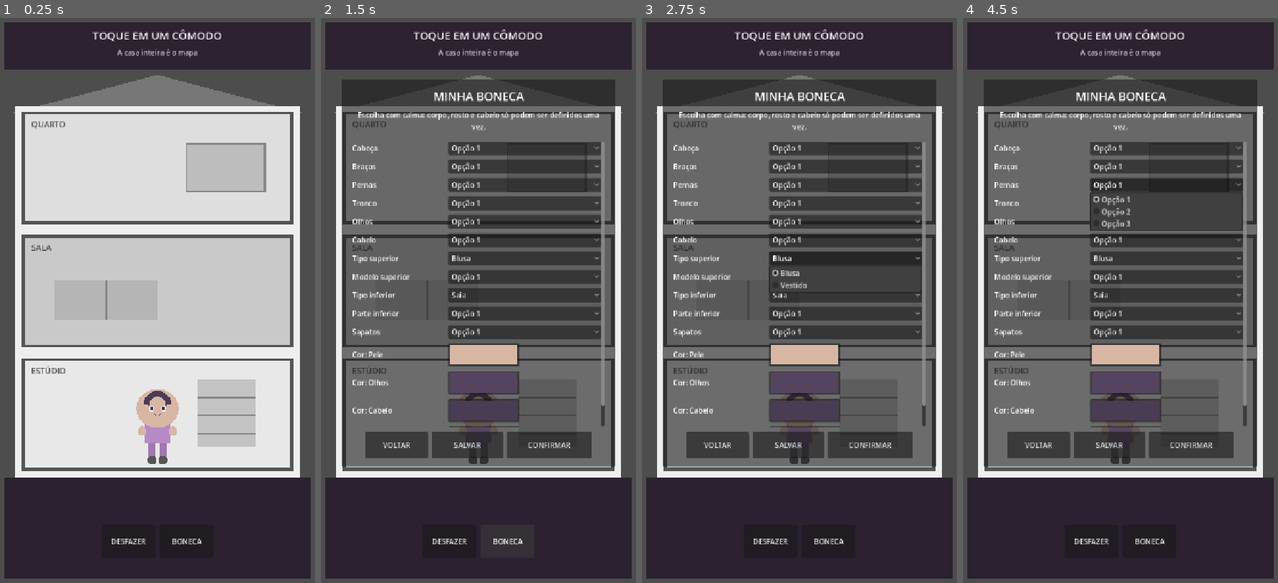
Above: before the commit, frames 1-4 (left to right).
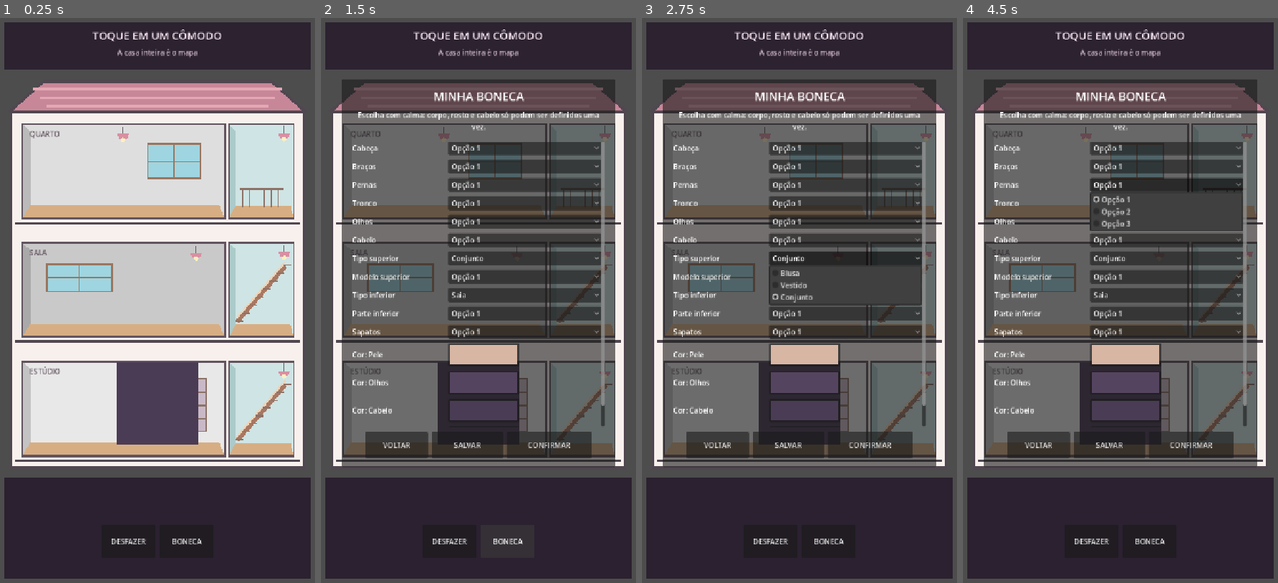
Above: after the commit, the same moments.

Repository: Samukax7/geek_doll_house
Game: Godot game, scene res://scenes/main/main.tscn
The game is run twice, just before and just after one commit, with the same random seed, the same clock (stepped at 60 frames per second) and the same inputs.
Inputs:
- Up to frame 1 (0.25 s): no input
- Up to frame 2 (1.5 s): click "DESFAZER" at 0.5 s; click "BONECA" at 1.25 s
- Up to frame 3 (2.75 s): click "Blusa" (after the commit: "Conjunto") at 2 s
- Up to frame 4 (4.5 s): click "Opção 1" at 2.75 s; click "Opção 1" at 3.5 s; click "Opção 1" at 4.25 s

The runs differ from the first frame. In frame 1, 35% of the frame differs, in the area x 3-97%, y 10-82%; in frame 2, 16%; in frame 3, 16%; in frame 4, 15%.

Commit message:
Update dollhouse project from complete v2 package

Diff:
--- a/project.godot
+++ b/project.godot
@@ -11,9 +11,9 @@
 [application]
 
 config/name="GEEK GIRL DOLLHOUSE"
-run/main_scene="res://scenes/main/main.tscn"
 config/features=PackedStringArray("4.7", "GL Compatibility")
 config/icon="res://icon.svg"
+run/main_scene="res://scenes/main/main.tscn"
 
 [autoload]
 
--- a/scripts/avatar/avatar_placeholder.gd
+++ b/scripts/avatar/avatar_placeholder.gd
@@ -1,6 +1,27 @@
 extends Node2D
 
 var recipe: Dictionary = {}
+var eye_state := 0
+
+func _ready() -> void:
+	texture_filter = CanvasItem.TEXTURE_FILTER_NEAREST
+	_blink_loop()
+
+func _blink_loop() -> void:
+	while is_inside_tree():
+		await get_tree().create_timer(randf_range(2.4, 5.2)).timeout
+		if not is_inside_tree(): return
+		eye_state = 1
+		queue_redraw()
+		await get_tree().create_timer(0.07).timeout
+		eye_state = 2
+		queue_redraw()
+		await get_tree().create_timer(0.09).timeout
+		eye_state = 1
+		queue_redraw()
+		await get_tree().create_timer(0.06).timeout
+		eye_state = 0
+		queue_redraw()
 
 func apply_recipe(new_recipe: Dictionary) -> void:
 	recipe = new_recipe.duplicate(true)
@@ -37,14 +58,16 @@
 	var torso_number := int(recipe.get("torso", 0)) + 1
 	var eyes_number := int(recipe.get("eyes", 0)) + 1
 	var hair_number := int(recipe.get("hair", 0)) + 1
+	var eye_folder := "res://assets/avatar/eyes/eye_%02d" % eyes_number
+	var sclera_state: String = ["sclera_open.png", "sclera_half.png", "sclera_closed.png"][eye_state]
 	var core := [
 		"res://assets/avatar/heads/head_%02d.png" % head_number,
 		"res://assets/avatar/arms/arms_%02d.png" % arms_number,
 		"res://assets/avatar/legs/legs_%02d.png" % legs_number,
 		"res://assets/avatar/torsos/torso_%02d.png" % torso_number,
-		"res://assets/avatar/eyes/eye_%02d/sclera.png" % eyes_number,
-		"res://assets/avatar/eyes/eye_%02d/iris.png" % eyes_number,
-		"res://assets/avatar/eyes/eye_%02d/pupil.png" % eyes_number,
+		eye_folder + "/" + sclera_state,
+		eye_folder + "/iris.png",
+		eye_folder + "/pupil.png",
 		"res://assets/avatar/hair/hair_%02d_back.png" % hair_number,
 		"res://assets/avatar/hair/hair_%02d_front.png" % hair_number
 	]
@@ -59,13 +82,18 @@
 	_draw_part(core[3], skin)
 	_draw_part(core[1], skin)
 	_draw_part(core[0], skin)
+	var underwear_path := "res://assets/avatar/base/underwear_01.png"
+	if ResourceLoader.exists(underwear_path): _draw_part(underwear_path, Color.WHITE)
 	_draw_part(core[4], Color.WHITE)
-	_draw_part(core[5], eyes)
-	_draw_part(core[6], Color("#222222"))
+	if eye_state == 0:
+		_draw_part(core[5], eyes)
+		_draw_part(core[6], Color("#222222"))
+	var mouth_path := "res://assets/avatar/mouth/mouth_01_closed.png"
+	if ResourceLoader.exists(mouth_path): _draw_part(mouth_path, Color.WHITE)
 	var outfit_category := str(recipe.get("outfit_category", "blouses"))
 	var outfit_path := "res://assets/avatar/clothing/%s/%s_%02d.png" % [outfit_category, _file_stem(outfit_category), int(recipe.get("outfit", 0)) + 1]
 	if ResourceLoader.exists(outfit_path): _draw_part(outfit_path, clothes)
-	if outfit_category != "dresses":
+	if outfit_category != "dresses" and outfit_category != "sets":
 		var lower_category := str(recipe.get("lower_category", "skirts"))
 		var lower_path := "res://assets/avatar/clothing/%s/%s_%02d.png" % [lower_category, _file_stem(lower_category), int(recipe.get("lower", 0)) + 1]
 		if ResourceLoader.exists(lower_path): _draw_part(lower_path, clothes)
@@ -79,7 +107,7 @@
 	if texture: draw_texture_rect(texture, Rect2(-128, -256, 256, 256), false, tint)
 
 func _file_stem(category: String) -> String:
-	return {"blouses":"blouse", "dresses":"dress", "pants":"pant", "skirts":"skirt", "shorts":"short"}.get(category, category)
+	return {"blouses":"blouse", "dresses":"dress", "sets":"set", "pants":"pant", "skirts":"skirt", "shorts":"short"}.get(category, category)
 
 func _draw_ellipse(center: Vector2, radius: Vector2, color: Color) -> void:
 	var points := PackedVector2Array()
--- a/scripts/systems/save_service.gd
+++ b/scripts/systems/save_service.gd
@@ -17,7 +17,7 @@
 		"avatar": {
 			"head": 0, "arms": 0, "legs": 0, "torso": 0, "eyes": 0, "hair": 0,
 			"skin_color": "#d8b6a4", "eye_color": "#55445f", "hair_color": "#4b3c55",
-			"clothing_color": "#b58ac5", "outfit_category": "blouses", "outfit": 0,
+			"clothing_color": "#b58ac5", "outfit_category": "sets", "outfit": 0,
 			"lower_category": "skirts", "lower": 0, "shoes": 0
 		}
 	}
--- a/scripts/ui/main.gd
+++ b/scripts/ui/main.gd
@@ -155,7 +155,7 @@
 	_add_selector("Tronco", "torso", 3, true)
 	_add_selector("Olhos", "eyes", 4, true)
 	_add_selector("Cabelo", "hair", 3, true)
-	_add_category_selector("Tipo superior", "outfit_category", ["blouses", "dresses"], ["Blusa", "Vestido"])
+	_add_category_selector("Tipo superior", "outfit_category", ["blouses", "dresses", "sets"], ["Blusa", "Vestido", "Conjunto"])
 	_add_selector("Modelo superior", "outfit", 3, false)
 	_add_category_selector("Tipo inferior", "lower_category", ["pants", "skirts", "shorts"], ["Calça", "Saia", "Short"])
 	_add_selector("Parte inferior", "lower", 3, false)
@@ -198,7 +198,7 @@
 		var selector := avatar_options.find_child("selector_" + key, true, false) as OptionButton
 		if selector: selector.select(int(editing_avatar.get(key, 0)))
 	var upper := avatar_options.find_child("category_outfit_category", true, false) as OptionButton
-	if upper: upper.select(["blouses", "dresses"].find(str(editing_avatar.get("outfit_category", "blouses"))))
+	if upper: upper.select(["blouses", "dresses", "sets"].find(str(editing_avatar.get("outfit_category", "blouses"))))
 	var lower := avatar_options.find_child("category_lower_category", true, false) as OptionButton
 	if lower: lower.select(["pants", "skirts", "shorts"].find(str(editing_avatar.get("lower_category", "skirts"))))
 	for key in ["skin_color", "eye_color", "hair_color", "clothing_color"]:
--- a/scripts/world/house_view.gd
+++ b/scripts/world/house_view.gd
@@ -1,9 +1,9 @@
 extends Node2D
 
 const ROOM_RECTS := {
-	"bedroom": Rect2(60, 120, 600, 245),
-	"living_room": Rect2(60, 395, 600, 245),
-	"studio": Rect2(60, 670, 600, 245)
+	"bedroom": Rect2(58, 145, 452, 210),
+	"living_room": Rect2(58, 410, 452, 210),
+	"studio": Rect2(58, 675, 452, 210)
 }
 const ROOM_LABELS := {"bedroom": "QUARTO", "living_room": "SALA", "studio": "ESTÚDIO"}
 const ITEM_PATHS := {
@@ -36,34 +36,104 @@
 	return -1
 
 func _draw() -> void:
-	# Fallback cinza. Depois, house_shell.png pode ser desenhada sobre estas áreas.
-	draw_polygon(PackedVector2Array([Vector2(35,120),Vector2(360,35),Vector2(685,120)]), PackedColorArray([Color("#777777")]))
-	draw_rect(Rect2(40, 105, 640, 835), Color("#eeeeee"), true)
+	# Casa-base vertical construída com formas nativas. O shell de arte pode ser
+	# colocado por cima mais tarde sem alterar hitboxes, zoom ou salvamento.
+	_draw_roof()
+	draw_rect(Rect2(34, 118, 652, 795), Color("#f8f0ed"), true)
+	draw_rect(Rect2(34, 118, 652, 795), Color("#504750"), false, 6.0)
 	for room_id in ROOM_RECTS:
 		var rect: Rect2 = ROOM_RECTS[room_id]
 		var color := Color.from_string(str(room_colors.get(room_id, "#dddddd")), Color.LIGHT_GRAY)
-		draw_rect(rect, color, true)
-		draw_rect(rect, Color("#555555"), false, 6.0)
-		draw_string(ThemeDB.fallback_font, rect.position + Vector2(18, 32), ROOM_LABELS[room_id], HORIZONTAL_ALIGNMENT_LEFT, -1, 18, Color("#555555"))
+		_draw_room_shell(rect, color)
+		draw_string(ThemeDB.fallback_font, rect.position + Vector2(16, 28), ROOM_LABELS[room_id], HORIZONTAL_ALIGNMENT_LEFT, -1, 16, Color("#62545f"))
 		_draw_room_details(room_id, rect)
 		for item in rooms.get(room_id, []): _draw_item(item)
+	_draw_stairwell(Rect2(520, 145, 145, 210), false)
+	_draw_stairwell(Rect2(520, 410, 145, 210), true)
+	_draw_stairwell(Rect2(520, 675, 145, 210), true)
+	# Lajes grossas separam os andares e mantêm a leitura em telas pequenas.
+	for y in [365.0, 630.0, 895.0]:
+		draw_rect(Rect2(42, y, 636, 18), Color("#f8f0ed"), true)
+		draw_line(Vector2(42, y), Vector2(678, y), Color("#504750"), 5.0)
 	var shell_path := "res://assets/house/house_shell.png"
 	if ResourceLoader.exists(shell_path):
 		var shell := load(shell_path) as Texture2D
 		if shell: draw_texture_rect(shell, Rect2(0,0,720,1000), false, Color.WHITE)
-	draw_line(Vector2(40,940), Vector2(680,940), Color("#444444"), 10.0)
+	draw_line(Vector2(34,913), Vector2(686,913), Color("#504750"), 8.0)
+
+func _draw_roof() -> void:
+	var roof := PackedVector2Array([
+		Vector2(28, 118), Vector2(105, 50), Vector2(615, 50), Vector2(692, 118)
+	])
+	draw_colored_polygon(roof, Color("#c88798"))
+	draw_polyline(PackedVector2Array([Vector2(28,118),Vector2(105,50),Vector2(615,50),Vector2(692,118)]), Color("#504750"), 6.0)
+	# Faixas simples sugerem telhas sem exigir uma textura.
+	for y in [67.0, 86.0, 104.0]:
+		draw_line(Vector2(82 + (y - 67) * 0.8, y), Vector2(638 - (y - 67) * 0.8, y), Color("#e4a8b5"), 5.0)
+
+func _draw_room_shell(rect: Rect2, wall_color: Color) -> void:
+	draw_rect(rect, wall_color, true)
+	# Parede lateral e piso inclinado criam profundidade sem usar 3D real.
+	var side := PackedVector2Array([
+		rect.position,
+		rect.position + Vector2(18, 16),
+		Vector2(rect.position.x + 18, rect.end.y - 30),
+		Vector2(rect.position.x, rect.end.y)
+	])
+	draw_colored_polygon(side, wall_color.darkened(0.16))
+	var floor := PackedVector2Array([
+		Vector2(rect.position.x, rect.end.y),
+		Vector2(rect.position.x + 18, rect.end.y - 30),
+		Vector2(rect.end.x - 12, rect.end.y - 30),
+		Vector2(rect.end.x, rect.end.y)
+	])
+	draw_colored_polygon(floor, Color("#d7ae83"))
+	draw_polyline(PackedVector2Array([rect.position, Vector2(rect.end.x,rect.position.y), rect.end, Vector2(rect.position.x,rect.end.y), rect.position]), Color("#62545f"), 4.0)
+
+func _draw_stairwell(rect: Rect2, with_stairs: bool) -> void:
+	draw_rect(rect, Color("#cfe4e4"), true)
+	var side := PackedVector2Array([rect.position, rect.position + Vector2(14,14), Vector2(rect.position.x+14,rect.end.y-28), Vector2(rect.position.x,rect.end.y)])
+	draw_colored_polygon(side, Color("#abcaca"))
+	var floor := PackedVector2Array([Vector2(rect.position.x,rect.end.y),Vector2(rect.position.x+14,rect.end.y-28),Vector2(rect.end.x-8,rect.end.y-28),rect.end])
+	draw_colored_polygon(floor, Color("#d7ae83"))
+	draw_rect(rect, Color("#62545f"), false, 4.0)
+	_draw_lamp(rect.position + Vector2(rect.size.x - 22, 20))
+	if not with_stairs:
+		draw_line(rect.position + Vector2(24,145), rect.position + Vector2(122,145), Color("#8d7268"), 5.0)
+		for x in range(30, 124, 16): draw_line(rect.position + Vector2(x,145), rect.position + Vector2(x,185), Color("#8d7268"), 2.0)
+		return
+	var bottom_left := rect.position + Vector2(18, 176)
+	var top_right := rect.position + Vector2(125, 52)
+	draw_line(bottom_left, top_right, Color("#a87862"), 10.0)
+	draw_line(bottom_left + Vector2(0,-9), top_right + Vector2(0,-9), Color("#efd2b5"), 4.0)
+	for i in 8:
+		var t := float(i) / 7.0
+		var p := bottom_left.lerp(top_right, t)
+		draw_line(p + Vector2(-5,-2), p + Vector2(14,-2), Color("#8d7268"), 3.0)
+
+func _draw_window(rect: Rect2) -> void:
+	draw_rect(rect, Color("#9fd5e0"), true)
+	draw_rect(rect, Color("#9a765f"), false, 4.0)
+	draw_line(Vector2(rect.get_center().x,rect.position.y), Vector2(rect.get_center().x,rect.end.y), Color("#9a765f"), 3.0)
+	draw_line(Vector2(rect.position.x,rect.get_center().y), Vector2(rect.end.x,rect.get_center().y), Color("#9a765f"), 3.0)
+
+func _draw_lamp(center: Vector2) -> void:
+	draw_line(center - Vector2(0,16), center, Color("#62545f"), 3.0)
+	draw_colored_polygon(PackedVector2Array([center-Vector2(13,0),center+Vector2(13,0),center+Vector2(9,11),center-Vector2(9,-11)]), Color("#d98fa3"))
+	draw_circle(center + Vector2(0,13), 5.0, Color("#fff0bd"))
 
 func _draw_room_details(room_id: String, rect: Rect2) -> void:
-	var line := Color("#888888")
+	var line := Color("#8d7268")
 	if room_id == "bedroom":
-		draw_rect(Rect2(rect.position + Vector2(365,70), Vector2(175,105)), Color("#bdbdbd"), true)
-		draw_rect(Rect2(rect.position + Vector2(365,70), Vector2(175,105)), line, false, 4)
+		_draw_window(Rect2(rect.position + Vector2(280,45), Vector2(118,76)))
+		_draw_lamp(rect.position + Vector2(225,22))
 	elif room_id == "living_room":
-		draw_rect(Rect2(rect.position + Vector2(70,100), Vector2(230,85)), Color("#b5b5b5"), true)
-		draw_line(rect.position + Vector2(185,100), rect.position + Vector2(185,185), line, 3)
+		_draw_window(Rect2(rect.position + Vector2(55,48), Vector2(145,60)))
+		_draw_lamp(rect.position + Vector2(388,22))
 	else:
-		draw_rect(Rect2(rect.position + Vector2(390,45), Vector2(130,150)), Color("#c3c3c3"), true)
-		for y in [85.0, 125.0, 165.0]: draw_line(rect.position + Vector2(390,y), rect.position + Vector2(520,y), line, 3)
+		draw_rect(Rect2(rect.position + Vector2(305,38), Vector2(105,118)), Color("#c9b9c6"), true)
+		draw_rect(Rect2(rect.position + Vector2(305,38), Vector2(105,118)), line, false, 4)
+		for y in [68.0, 98.0, 128.0]: draw_line(rect.position + Vector2(305,y), rect.position + Vector2(410,y), line, 3)
 
 func _draw_item(item: Dictionary) -> void:
 	var p := Vector2(float(item.get("x", 0.0)), float(item.get("y", 0.0)))
Binary file added: assets/avatar/arms/armsD_01.png
Not shown, added: assets/avatar/arms/armsD_01.png.import
Binary file added: assets/avatar/arms/armsE_01.png
Not shown, added: assets/avatar/arms/armsE_01.png.import
Binary file added: assets/avatar/arms/arms_01.png
Not shown, added: assets/avatar/arms/arms_01.png.import
Binary file added: assets/avatar/arms/arms_02.png
Not shown, added: assets/avatar/arms/arms_02.png.import
Binary file added: assets/avatar/arms/arms_03.png
Not shown, added: assets/avatar/arms/arms_03.png.import
Binary file added: assets/avatar/base/boneca_base_01.png
Not shown, added: assets/avatar/base/boneca_base_01.png.import
(and 152 more such lines)
